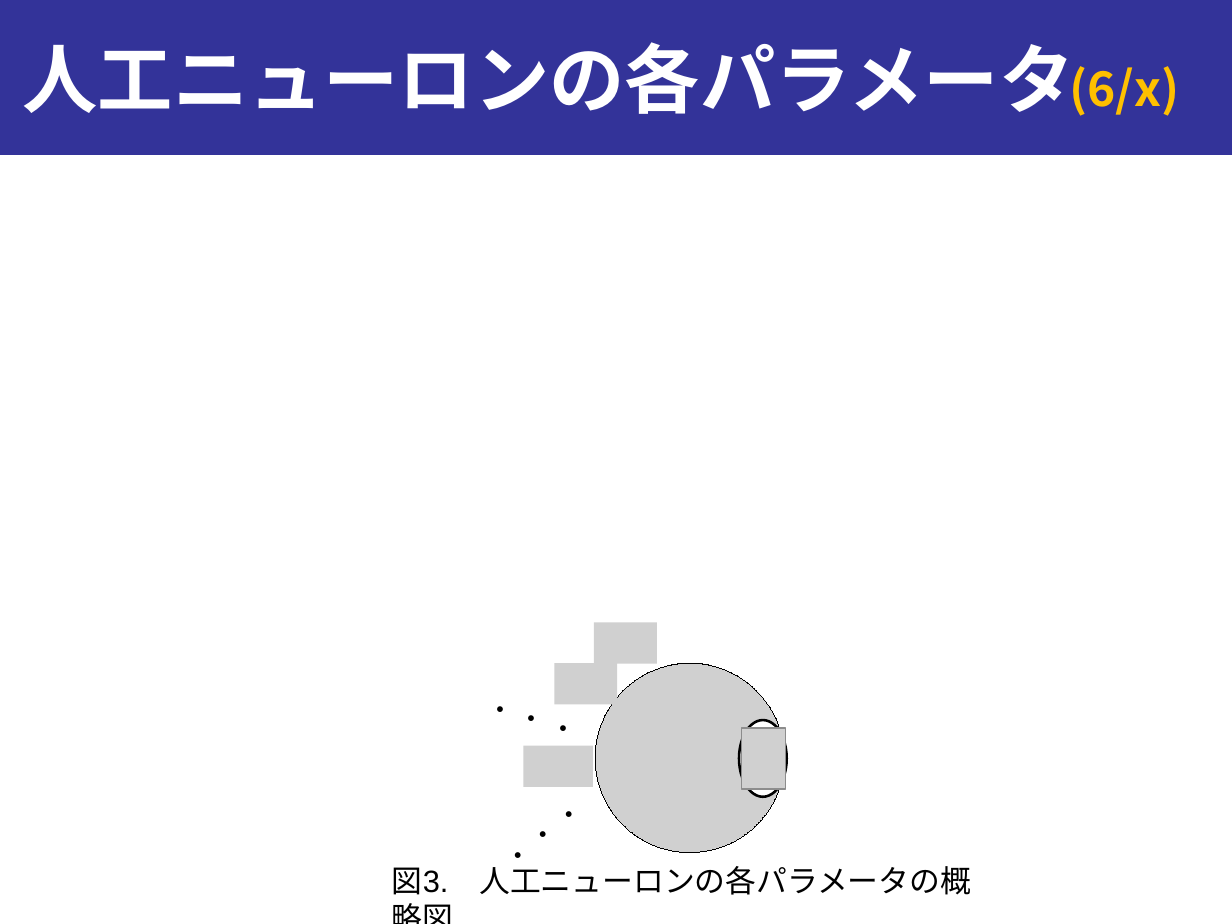
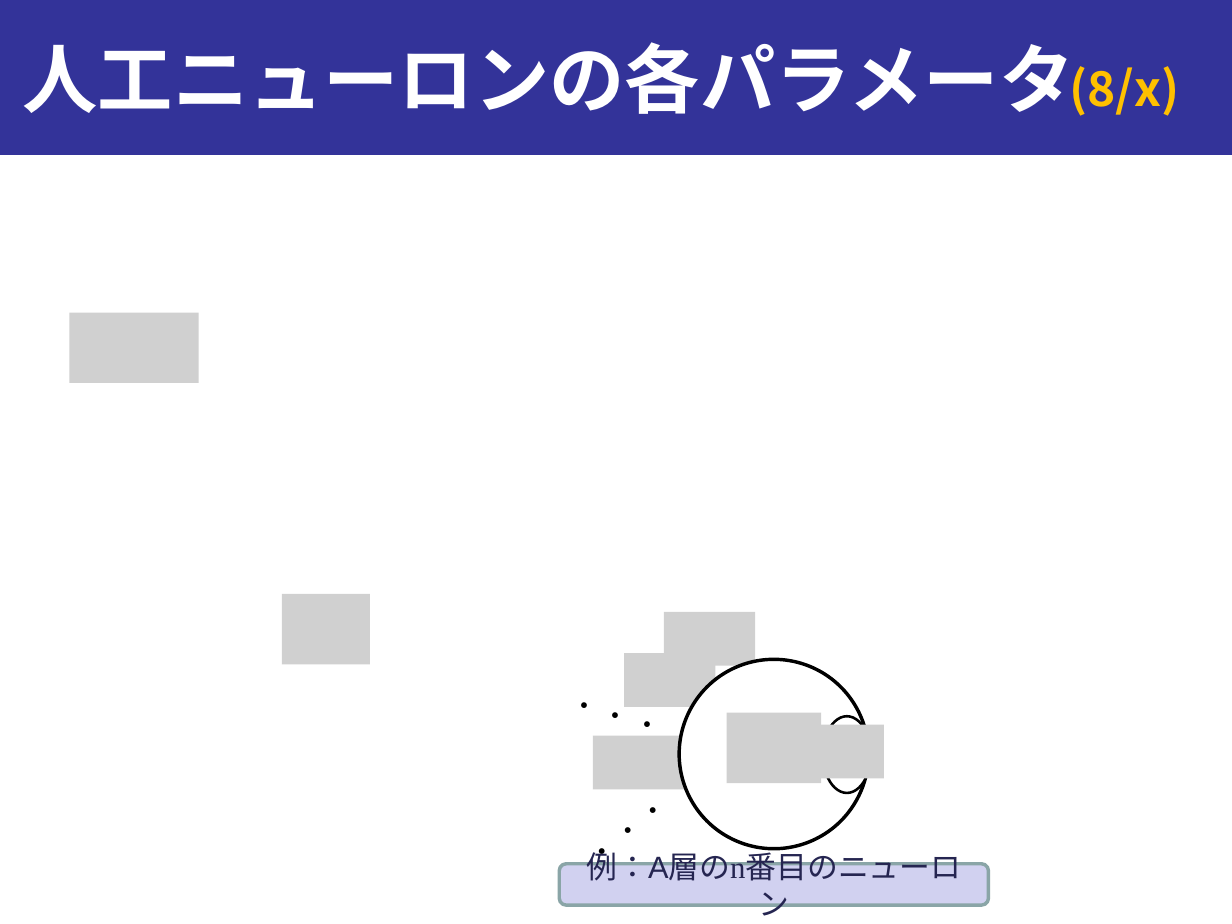
Before and after one commit to onikUone/slides, a slide deck: slide 8 of Junior_ex1.pptx (slide 6 before the commit). Drawn at 1232x924 pixels with LibreOffice and Linux fonts; fonts in the diff are those of the drawing; grey boxes stand for pictures. Boxes give left, top, right and bottom in pixels: in the first picture for what was removed or moved away, otherwise in the second. Text is boxed around its words. In the diff, an @@ line names an element or a change of style, - is before the commit and + after.

```diff
--- a/Junior_ex1.pptx
+++ b/Junior_ex1.pptx
@@ page number at (1070,66,1180,116): text changed @@
-(6/x)
+(8/x)
@@ picture added at (69,313,198,383) @@
@@ picture added at (282,594,371,664) @@
@@ group added at (593,612,885,849): 5 pictures, 1 ellipse @@
@@ 2 texts, 1 ellipse: place and size @@
-2 texts, 1 ellipse at (486,706,787,872)
+2 texts, 1 ellipse at (570,701,871,869)
@@ group removed at (524,622,786,853): 5 pictures @@
@@ text removed at (392,866,971,895) @@
-図3. 人工ニューロンの各パラメータの概略図
@@ rounded rectangle added at (559,864,988,906), fill #D1D1F0, outline #8AA6A8 2 pt, 18 pt, text #252551 @@
+例：A層のn番目のニューロン
```
Also in this commit, not shown: 5 other slides changed, 15 slides added, 52 other files.
